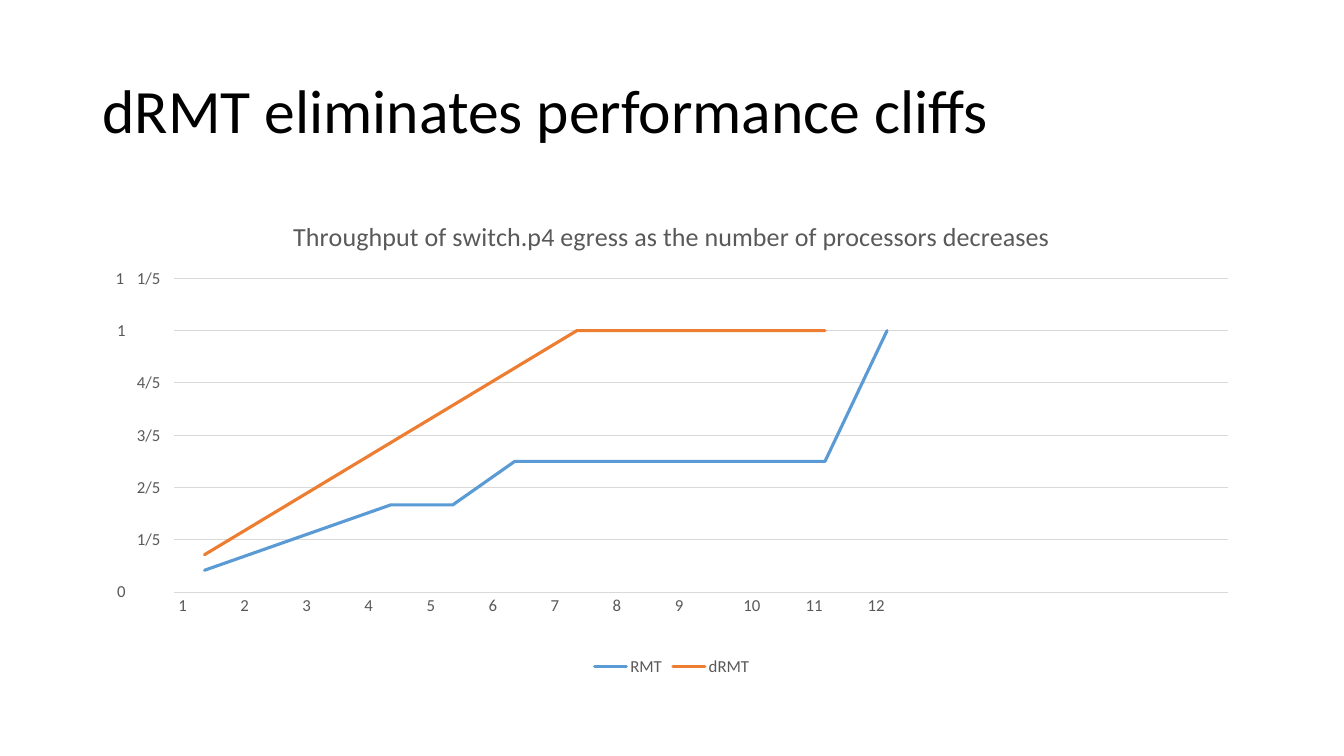
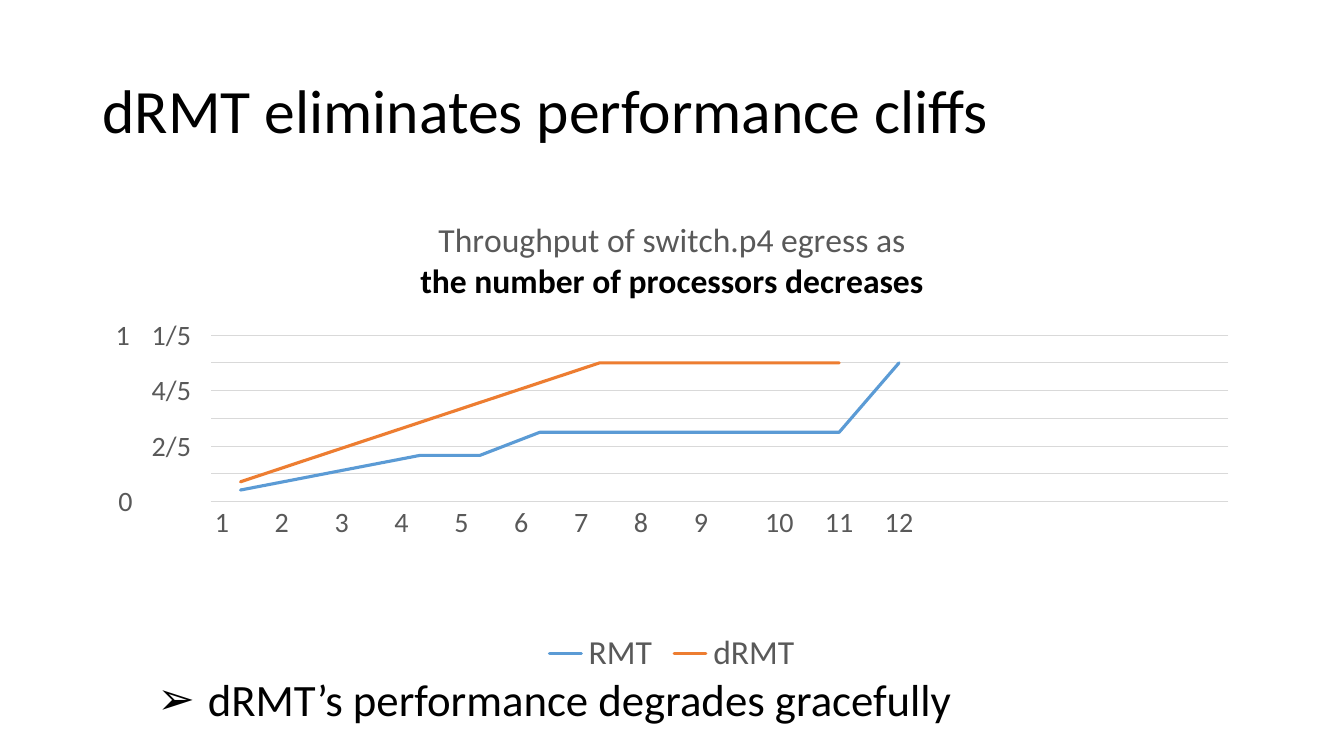
Before and after one commit to anirudhSK/drmt_talk, a slide deck: slide 31 of drmt.pptx (slide 30 before the commit). Drawn at 1344x756 pixels with LibreOffice and Linux fonts; fonts in the diff are those of the drawing. Boxes give left, top, right and bottom in pixels: in the first picture for what was removed or moved away, otherwise in the second. Text is boxed around its words. In the diff, an @@ line names an element or a change of style, - is before the commit and + after.

```diff
--- a/drmt.pptx
+++ b/drmt.pptx
@@ line chart at box(93, 202, 1252, 682) @@
@@ legend changed @@
@@ category axis changed @@
@@ value axis changed @@
@@ text added at box(208, 684, 951, 724), 32 pt, text #000000 @@
+➢ dRMT’s performance degrades gracefully
```
Also in this commit, not shown: 11 other slides changed, 3 slides added, 2 slides removed.
